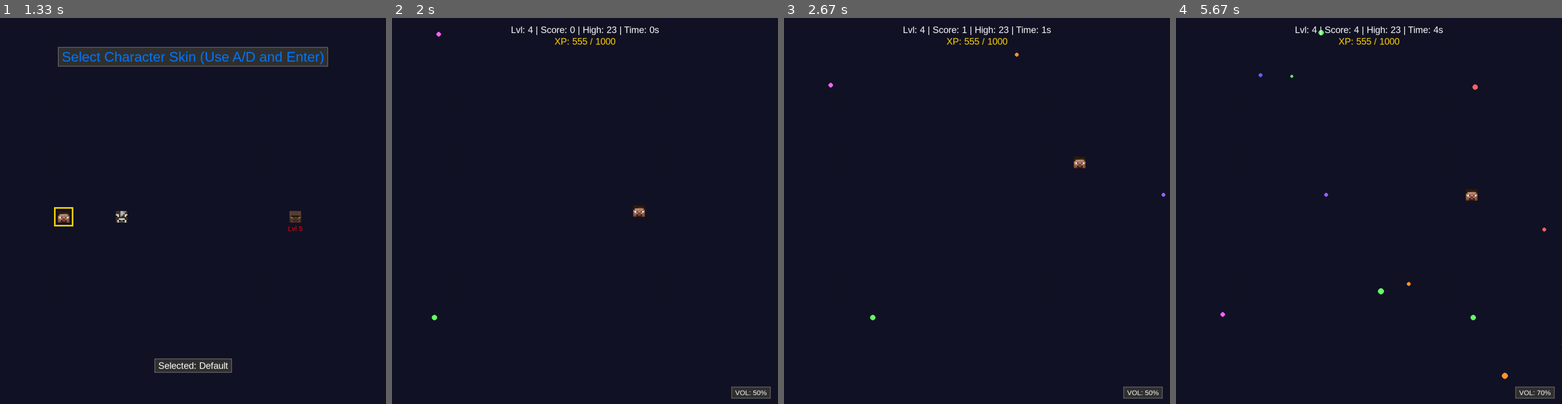
Above: before the commit, frames 1-4 (left to right).
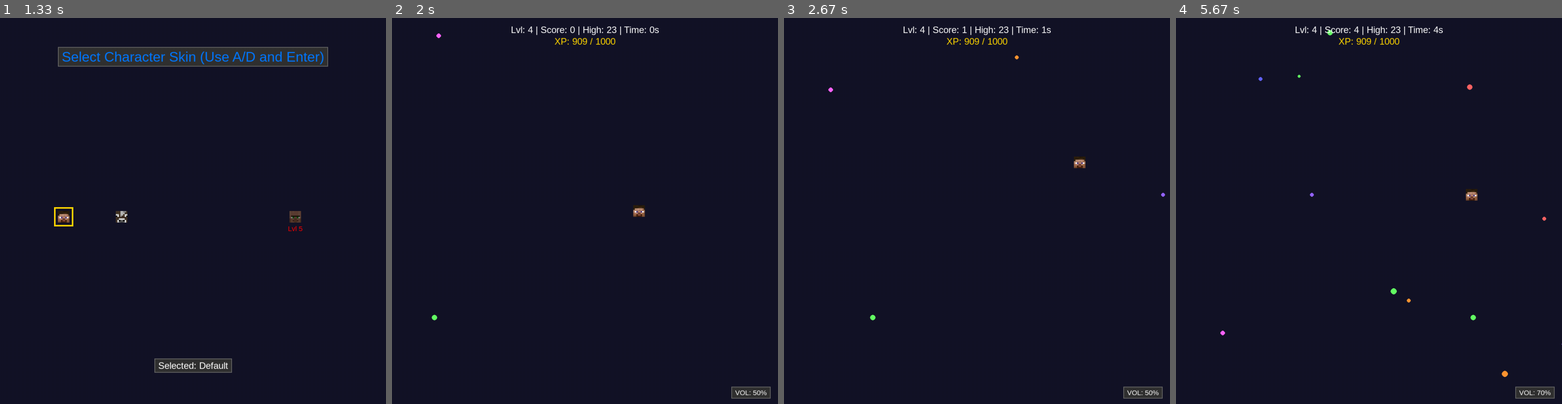
Above: after the commit, the same moments.

Repository: s27292-pj/SGD
Game: pygame game, started from Projekt/reflex_inferno/reflexinferno.py
The game is run twice, just before and just after one commit, with the same random seed, the same clock (stepped at 60 frames per second) and the same inputs.
Inputs:
- Up to frame 1 (1.33 s): tap Space at 0.33 s; tap 1 at 0.67, 1 s
- Up to frame 2 (2 s): tap Enter at 1.33 s; hold Right from 1.67 s (still down); tap Space at 1.73 s
- Up to frame 3 (2.67 s): tap Space at 2.03, 2.23, 2.57 s; release Right at 2.13 s; hold Up 2.17-2.47 s; hold Right from 2.5 s (still down)
- Up to frame 4 (5.67 s): tap Space at 2.87, 3.07, 3.37, 3.63, 3.97, 4.27, 4.4, 4.8, 5.1, 5.47 s; release Right at 2.97 s; hold Left 3-3.53 s; tap + at 3.15, 4.48 s; hold Down 3.57-3.87 s; hold Left 3.9-4.3 s; hold Up 4.33-4.7 s; hold Right 4.73-5.37 s; hold Down from 5.4 s (still down)

Frame 1 is identical in both runs. In frame 2, less than 0.1% of the frame differs, in the area x 11-51%, y 3-7%; in frame 3, less than 0.1%; in frame 4, 0.3%, in the area x 11-96%, y 3-94%.

Commit message:
speed inscrease

Diff:
--- a/Projekt/reflex_inferno/player_data.json
+++ b/Projekt/reflex_inferno/player_data.json
@@ -1,6 +1,6 @@
 {
   "level": 4,
-  "xp": 555,
+  "xp": 909,
   "xp_to_next_level": 1000,
   "unlocked_skins": [
     "default.png",
@@ -8,6 +8,6 @@
     "enderman.png",
     "pig.png"
   ],
-  "player1_skin": "cow.png",
+  "player1_skin": "default.png",
   "player2_skin": "enderman.png"
 }
--- a/Projekt/reflex_inferno/reflexinferno.py
+++ b/Projekt/reflex_inferno/reflexinferno.py
@@ -764,9 +764,9 @@
             bullet_spawn_timer = now
             # Increase difficulty over time - more aggressive
             bullet_spawn_delay = max(bullet_spawn_delay_min, bullet_spawn_delay - 3)  # Faster decrease
-            # Increase bullet speed every 15 seconds (faster progression)
-            if (now - start_ticks) % 15000 < 100:  # Every 15 seconds
-                bullet_speed += 0.3  # Larger speed increase
+            # Increase bullet speed every 10 seconds (faster progression)
+            if (now - start_ticks) % 10000 < 100:
+                bullet_speed += 0.5  # Larger speed increase
 
         # Update bullets
         for bullet in bullets[:]:
